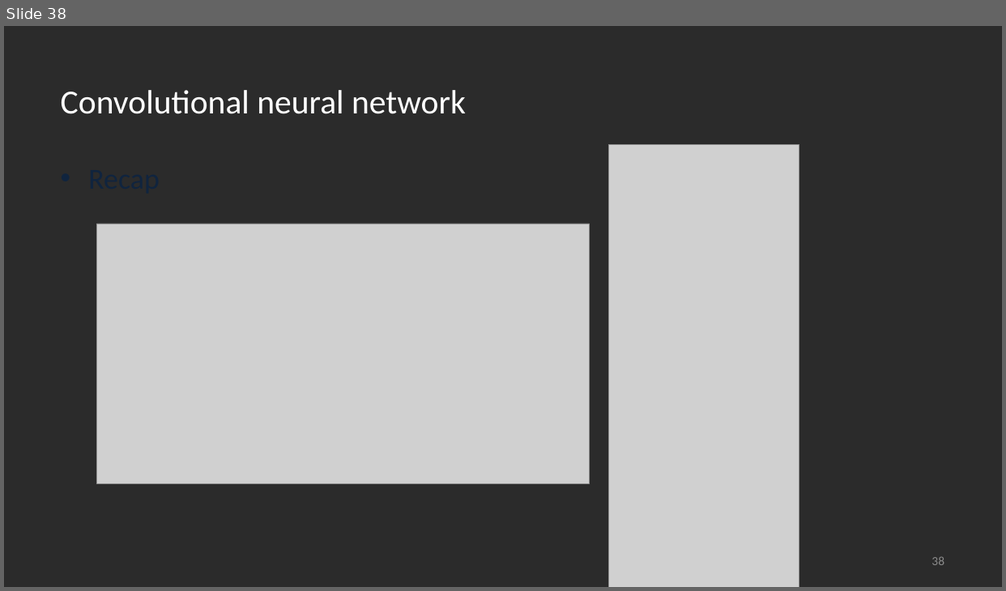
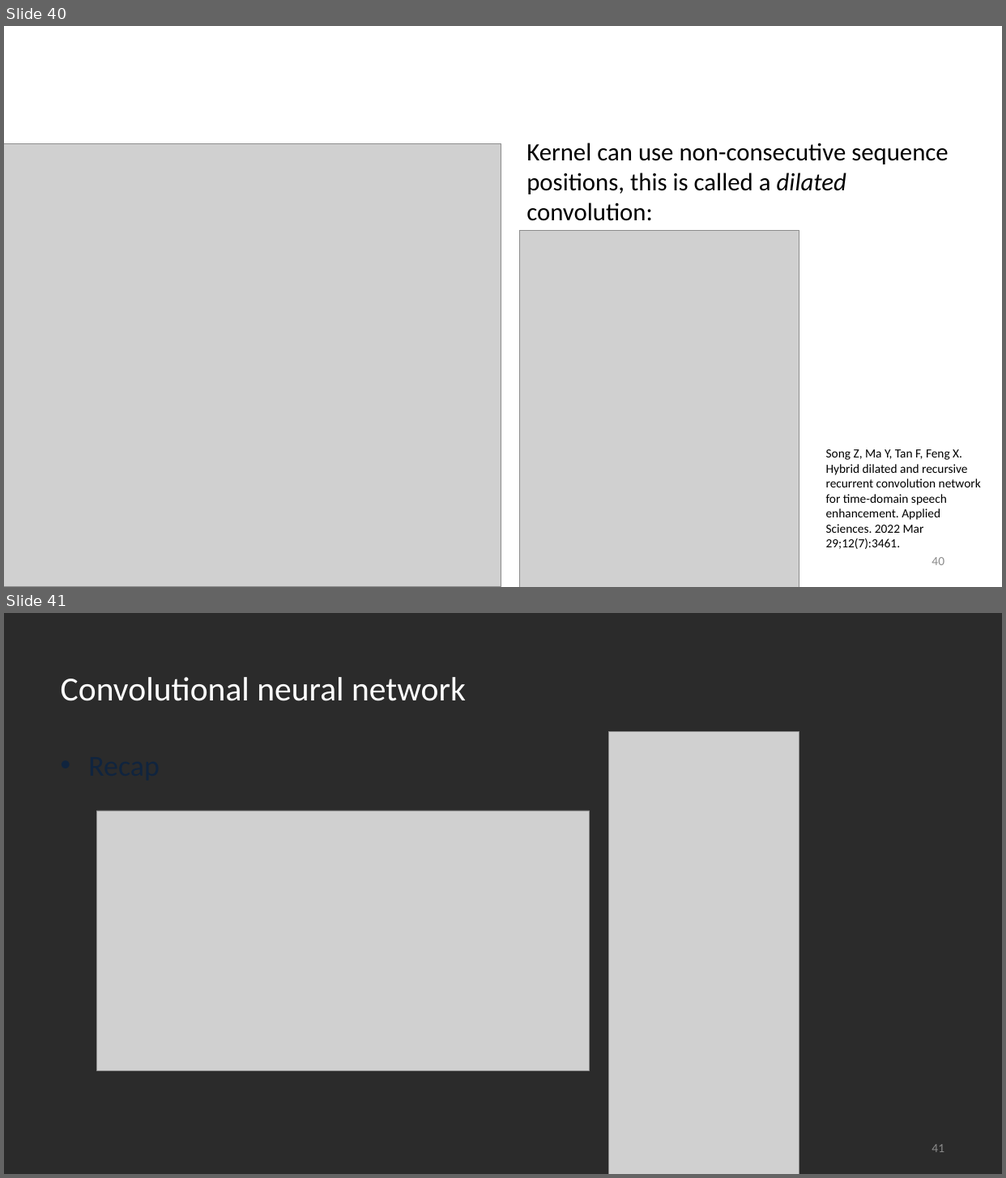
Before and after one commit to alekseyzimin/BME-Algorithms-for-Analysis-of-Genomic-Data, a slide deck: Lectures/Week 12 -- Viterbi Deep Learning.pptx. Shown one above the other, each under a label of ours: slide 38 before the commit, slides 40 and 41 after it. The pictures are 1006x591 and 1006x1178 pixels, drawn with LibreOffice and Linux fonts; fonts in the diff are those of the drawing; grey boxes stand for pictures; background and template pictures are left out; a plain dark background stands for a picture behind light text. Boxes give left, top, right and bottom in pixels: in the first picture for what was removed or moved away, otherwise in the second. Text is boxed around its words. In the diff, an @@ line names an element or a change of style, - is before the commit and + after.

```diff
--- a/Lectures/Week 12 -- Viterbi Deep Learning.pptx
+++ b/Lectures/Week 12 -- Viterbi Deep Learning.pptx
@@ slide 40 added at (4,26,1002,587), background picture (left out) @@
@@ title added at (53,81,951,119), 32.4 pt, text #FFFFFF @@
+Convolutional neural network
@@ picture added at (4,143,501,587) @@
@@ text added at (526,143,948,221), 24 pt, text #000000 @@
+Kernel can use non-consecutive sequence positions, this is called a dilated convolution:
@@ picture added at (520,230,799,587) @@
@@ text added at (826,450,981,549), 12 pt, text #000000 @@
+Song Z, Ma Y, Tan F, Feng X. Hybrid dilated and recursive recurrent convolution network for time-domain speech enhancement. Applied Sciences. 2022 Mar 29;12(7):3461.
@@ page number added at (931,557,944,565), 12 pt, text #8C8C8C @@
+40
@@ what was slide 38 is now slide 41 @@
@@ page number at (931,1144,944,1152): text changed @@
-38
+41
```
Also in this commit, not shown: 1 slide changed, 8 other slides added.
